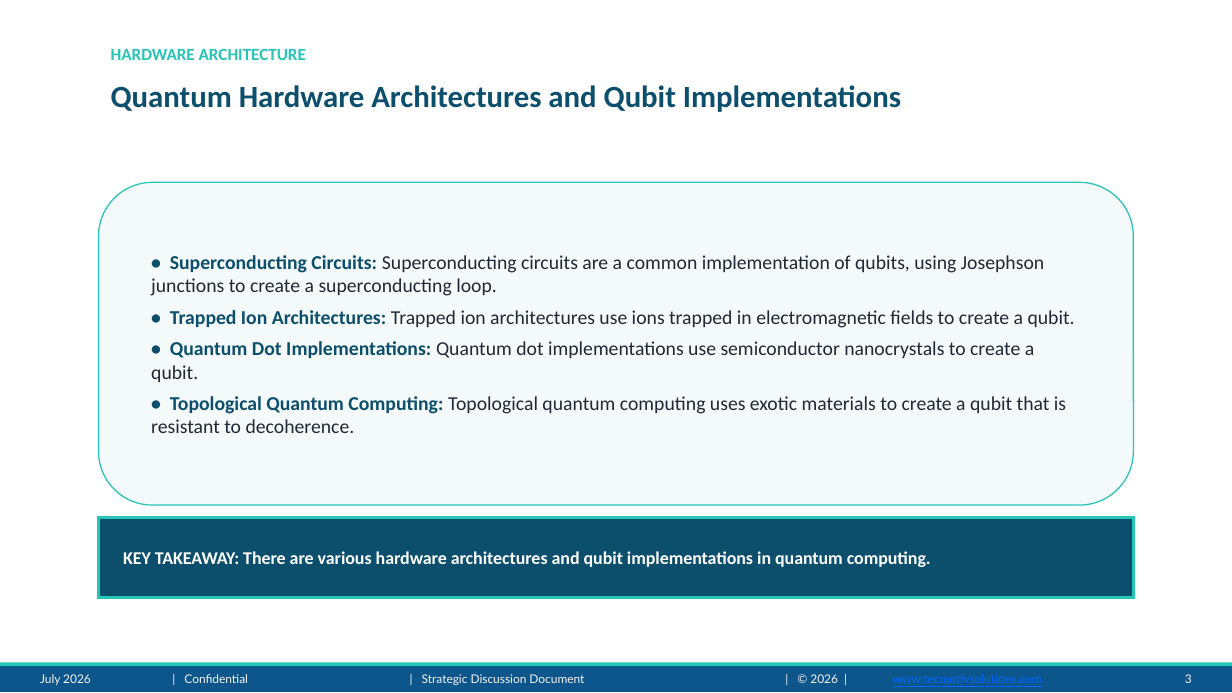
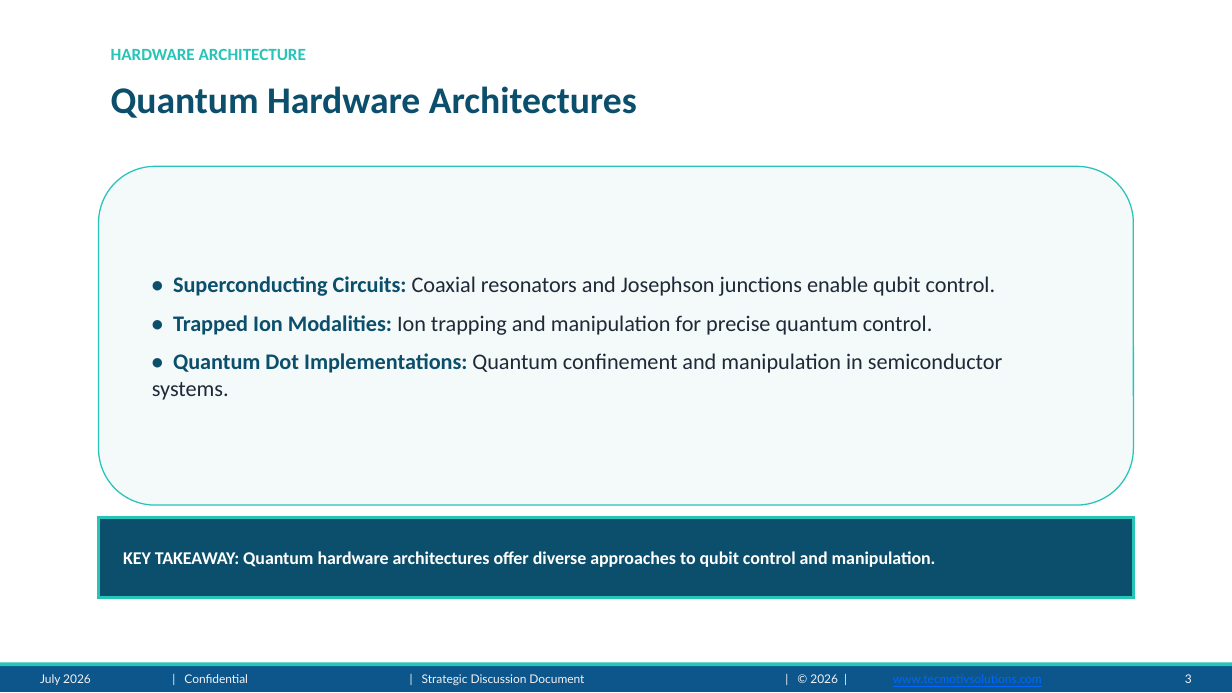
Before and after one commit to adityarana121/Presentation-Maker-agent, a slide deck: slide 3 of output/Quantum_Computing_presentation.pptx. Drawn at 1232x693 pixels with LibreOffice and Linux fonts; fonts in the diff are those of the drawing; background and template pictures are left out. Boxes give left, top, right and bottom in pixels: in the first picture for what was removed or moved away, otherwise in the second. Text is boxed around its words. In the diff, an @@ line names an element or a change of style, - is before the commit and + after.

```diff
--- a/output/Quantum_Computing_presentation.pptx
+++ b/output/Quantum_Computing_presentation.pptx
@@ text at box(111, 86, 637, 118): text changed; size 18 to 22 pt @@
-Quantum Hardware Architectures and Qubit Implementations
+Quantum Hardware Architectures
@@ rounded rectangle "• Superconducting Circuits: Coaxial resonators ...": place and size @@
-rounded rectangle "• Superconducting Circuits: Coaxial resonators ..." at box(99, 182, 1133, 505)
+rounded rectangle "• Superconducting Circuits: Coaxial resonators ..." at box(99, 166, 1133, 505)
@@ text in rounded rectangle at box(152, 276, 1002, 400): text changed; size 11.5 to 13 pt @@
-• Superconducting Circuits: Superconducting circuits are a common implementation of qubits, using Josephson junctions to create a superconducting loop.
-• Trapped Ion Architectures: Trapped ion architectures use ions trapped in electromagnetic fields to create a qubit.
-• Quantum Dot Implementations: Quantum dot implementations use semiconductor nanocrystals to create a qubit.
-• Topological Quantum Computing: Topological quantum computing uses exotic materials to create a qubit that is resistant to decoherence.
+• Superconducting Circuits: Coaxial resonators and Josephson junctions enable qubit control.
+• Trapped Ion Modalities: Ion trapping and manipulation for precise quantum control.
+• Quantum Dot Implementations: Quantum confinement and manipulation in semiconductor systems.
@@ text in rectangle at box(123, 551, 936, 567): text changed @@
-KEY TAKEAWAY: There are various hardware architectures and qubit implementations in quantum computing.
+KEY TAKEAWAY: Quantum hardware architectures offer diverse approaches to qubit control and manipulation.
```
Also in this commit, not shown: 7 other slides changed, 4 other files.
